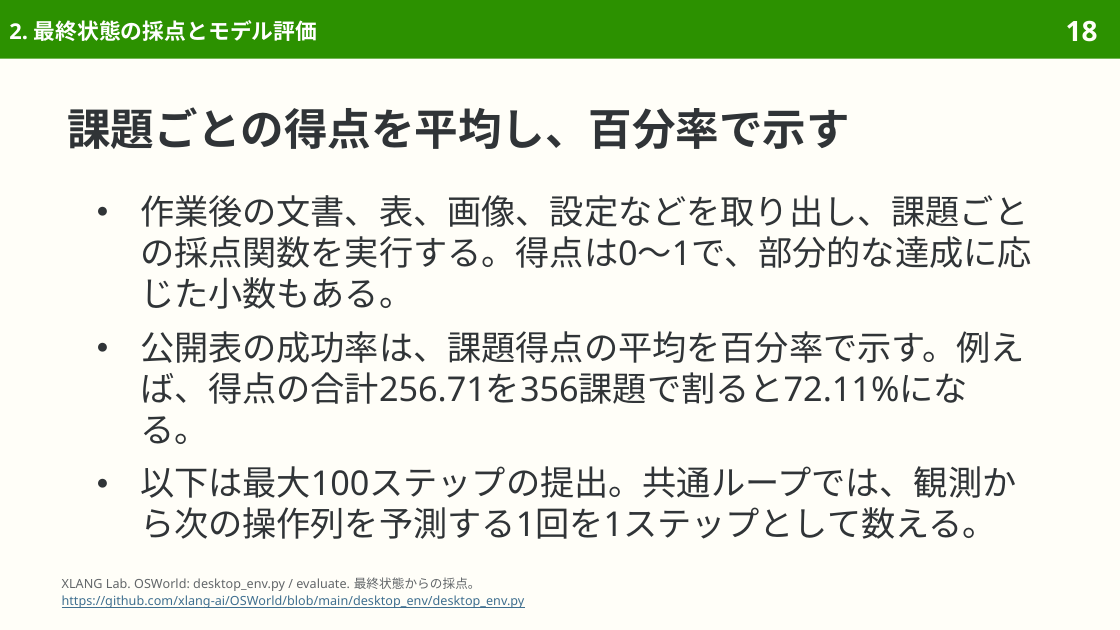
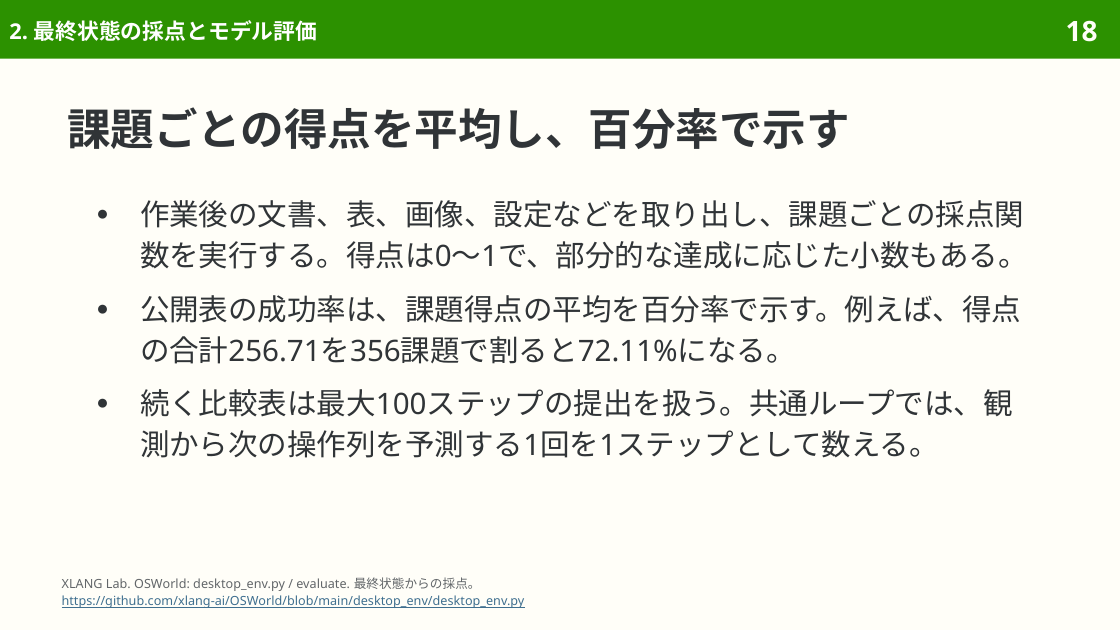
Before and after one commit to sasakiy84/datasets-in-10-minutes, a slide deck: slide 18 of slides/datasets-in-10-minutes-osworld-verified.pptx. Drawn at 1120x630 pixels with LibreOffice and Linux fonts; fonts in the diff are those of the drawing. Boxes give left, top, right and bottom in pixels: in the first picture for what was removed or moved away, otherwise in the second. Text is boxed around its words. In the diff, an @@ line names an element or a change of style, - is before the commit and + after.

```diff
--- a/slides/datasets-in-10-minutes-osworld-verified.pptx
+++ b/slides/datasets-in-10-minutes-osworld-verified.pptx
@@ text at bbox=[140, 200, 1028, 364]: size 22 to 19 pt in "作業後の文書、表、画像、設定などを取り出し、課題ごとの採点関数を実行する。得点は0〜1で、部分的な達成に応じた小数もある ...", "公開表の成功率は、課題得点の平均を百分率で示す。例えば、得点の合計256.71を356課題で割ると72.11%になる。" @@
@@ text at bbox=[140, 389, 1013, 458]: text changed; size 22 to 19 pt @@
-● 以下は最大100ステップの提出。共通ループでは、観測から次の操作列を予測する1回を1ステップとして数える。
+● 続く比較表は最大100ステップの提出を扱う。共通ループでは、観測から次の操作列を予測する1回を1ステップとして数える。
```
Also in this commit, not shown: 9 other slides changed, 7 other files.
